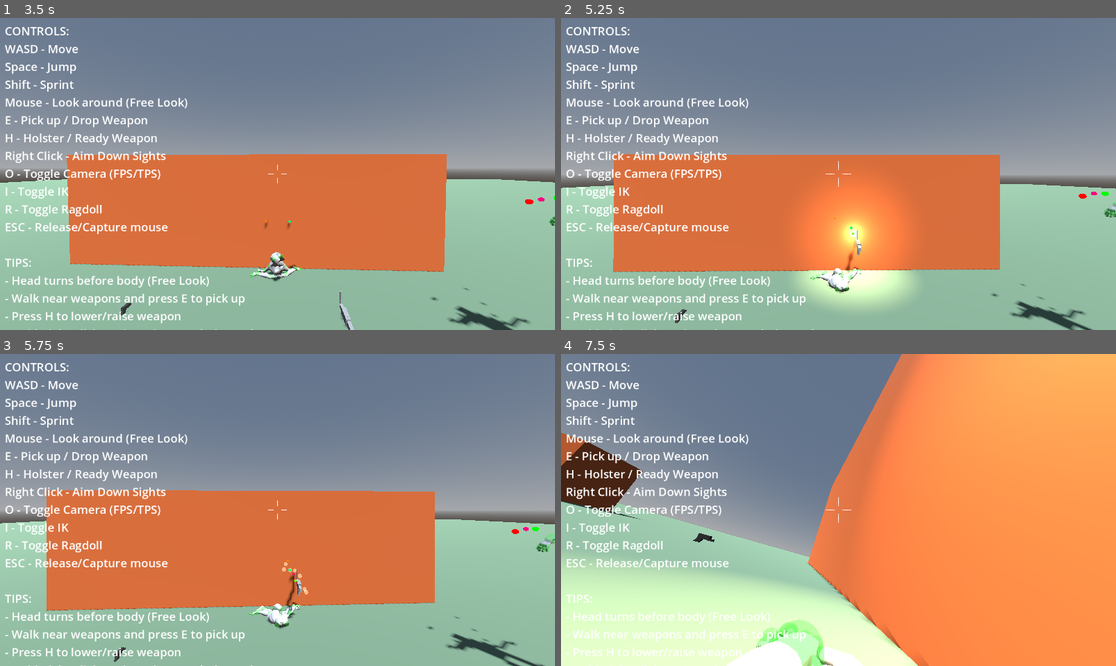
Above: before the commit, frames 1-4 (two rows, left to right).
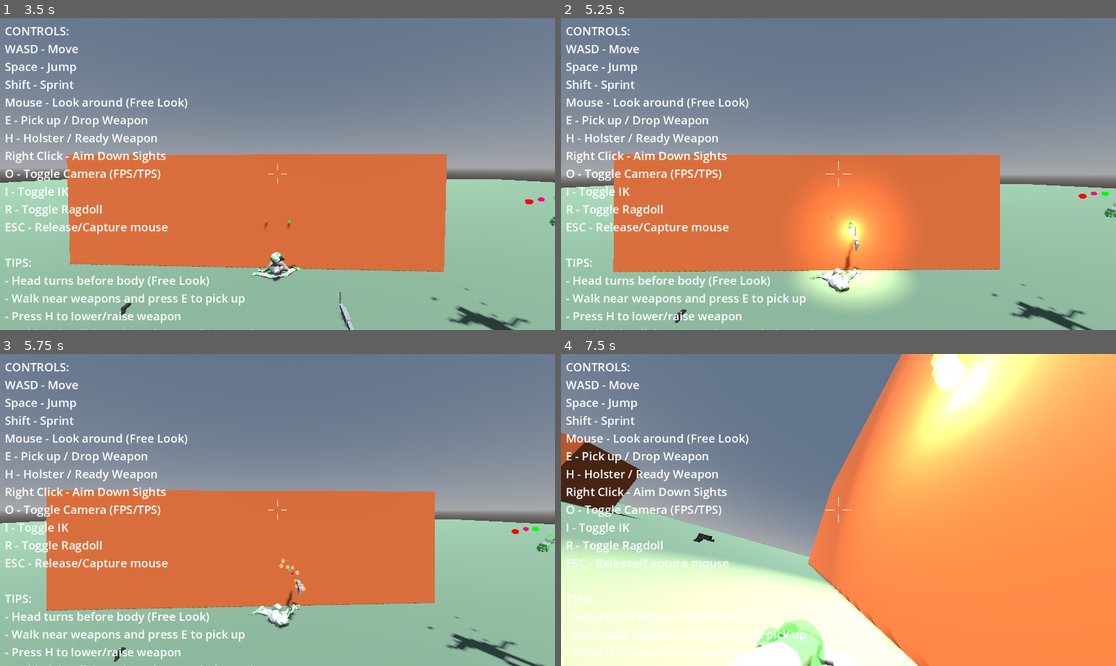
Above: after the commit, the same moments.

Repository: lmf-git/fpsikanimragdoll
Game: Godot game, scene res://world.tscn
Two runs of this game, one before a commit and one after it. Both use one fixed random seed, a clock stepped at 60 frames per second and the inputs below.
Inputs (mouse positions are in pixels of both pictures, inside the frame that each line leads up to):
- Up to frame 1 (3.5 s): tap Enter at 0.5 s; move the mouse to (305, 174) at 0.52 s; hold Shift (sprint) 0.53-1.28 s; hold W (move_forward) from 0.53 s (still down); click (305, 174) at 0.67 s; tap Space (jump) at 0.77, 1.52, 3.02 s; move the mouse to (249, 174) at 1.27 s; tap O (toggle_camera) at 1.35 s; move the mouse to (288, 167) at 2.02 s; hold I (toggle_ik) 2.03-2.78 s; move the mouse to (271, 180) at 2.77 s; tap R (toggle_ragdoll) at 2.85 s; click (271, 180) at 2.92 s
- Up to frame 2 (5.25 s): keep holding W (move_forward); move the mouse to (877, 177) at 3.52 s; tap E at 3.6 s; tap Space (jump) at 3.77, 4.52 s; move the mouse to (794, 170) at 4.27 s; tap Ctrl at 4.35 s; move the mouse to (844, 174) at 5.02 s; tap H at 5.1 s; click (844, 174) at 5.17 s
- Up to frame 3 (5.75 s): keep holding W (move_forward)
- Up to frame 4 (7.5 s): move the mouse to (816, 503) at 5.77 s; release W (move_forward) at 5.78 s; hold D (move_right) 5.78-6.53 s; tap Alt at 5.85 s; tap Space (jump) at 6.02, 6.77 s; move the mouse to (866, 510) at 6.52 s; hold Shift (sprint) 6.53-7.28 s; hold W (move_forward) from 6.53 s (still down); move the mouse to (810, 510) at 7.27 s; tap O (toggle_camera) at 7.35 s; click (810, 510) at 7.42 s

Frame 1 is identical in both runs. In frame 2, 0.3% of the frame differs, in the area x 48-55%, y 63-83%; in frame 3, 0.2%; in frame 4, 24%, in the area x 0-92%, y 0-100%.

Commit message:
Improve weapon positioning and reduce IK jitter for smoother aiming
Multiple improvements to weapon handling and IK smoothness:

## 1. Adjusted ADS Weapon Position (character_controller.gd:98)
- Y: 0.15 → 0.25 (10cm higher for better sight picture)
- Z: -0.6 → -0.7 (10cm further forward for proper reach)
- Weapon now held at better height and distance when aiming

## 2. Repositioned Rifle Grips (rifle.tscn:76, 79)
**MainGrip (right hand - rear grip):**
- Z: 0.1 → 0.05 (moved slightly forward to receiver area)
- Y: -0.05 (kept at 5cm below centerline)

**SecondaryGrip (left hand - foregrip):**
- Z: -0.2 → -0.25 (moved 5cm further forward under barrel)
- Y: -0.05 → -0.08 (lowered 3cm for better handguard position)

Now provides proper two-handed rifle grip with left hand near
barrel front and right hand at rear grip position.

## 3. Smoothed IK Solving to Reduce Jitter (character_controller.gd:566-625)
**IK Interpolation Changes:**
- All arm IK chains: 1.0 → 0.7 (reduced from instant to smooth)
- Affects: LeftElbowIK, LeftWristIK, RightUpperArmIK, RightElbowIK, RightWristIK
- Reduces weapon shake/jitter when aiming while maintaining responsiveness

**IK Iteration Reduction:**
- All arm IK chains: max_iterations 20 → 15
- Less aggressive solving = smoother movement
- Still sufficient for accurate positioning

**IK Transition Speed:**
- ik_transition_speed: 15.0 → 10.0 (character_controller.gd:102)
- Slower target position transitions for smoother interpolation
- Reduces sudden jumps in weapon position

## Result:
- Weapon held at proper ADS height and distance
- Rifle grips positioned correctly for two-handed shooting
- Significantly reduced weapon jitter/shake when aiming
- Smoother overall weapon movement while preserving good weapon sway

Diff:
--- a/character_controller.gd
+++ b/character_controller.gd
@@ -95,11 +95,11 @@
 var is_freelook_active: bool = false  # Freelook mode (Alt key held)
 
 # Weapon positioning - skeleton-relative offsets
-@export var aim_weapon_offset: Vector3 = Vector3(0.0, 0.15, -0.6)  # Offset when aiming down sights (centered, raised for proper sight picture)
+@export var aim_weapon_offset: Vector3 = Vector3(0.0, 0.25, -0.7)  # Offset when aiming down sights (centered, raised higher and further forward)
 @export var ready_weapon_offset: Vector3 = Vector3(0.25, -0.15, -0.55)  # Offset when ready/moving (lower position, further from body)
 @export var sheathed_weapon_offset: Vector3 = Vector3(0.5, -0.6, 0.2)  # Offset when sheathed at side
 @export var weapon_transition_speed: float = 8.0  # Speed of state transitions
-@export var ik_transition_speed: float = 15.0  # Speed of IK target position transitions
+@export var ik_transition_speed: float = 10.0  # Speed of IK target position transitions (reduced for smoother movement)
 
 # Weapon sway
 @export var sway_amount: float = 0.02  # Amount of sway (reduced for more realistic feel)
@@ -563,8 +563,8 @@
 		left_elbow_ik.name = "LeftElbowIK"
 		left_elbow_ik.root_bone = "characters3d.com___L_Shoulder"
 		left_elbow_ik.tip_bone = "characters3d.com___L_Lower_Arm"
-		left_elbow_ik.interpolation = 1.0  # Instant IK solving for responsive weapon movement
-		left_elbow_ik.max_iterations = 20
+		left_elbow_ik.interpolation = 0.7  # Smooth IK solving to reduce jitter
+		left_elbow_ik.max_iterations = 15
 		skeleton.add_child(left_elbow_ik)
 		left_elbow_ik.set_target_node(left_elbow_target.get_path())
 		print("Created LeftElbowIK (Shoulder -> Lower_Arm)")
@@ -577,8 +577,8 @@
 		left_wrist_ik.name = "LeftWristIK"
 		left_wrist_ik.root_bone = "characters3d.com___L_Lower_Arm"
 		left_wrist_ik.tip_bone = "characters3d.com___L_Hand"
-		left_wrist_ik.interpolation = 1.0
-		left_wrist_ik.max_iterations = 20
+		left_wrist_ik.interpolation = 0.7  # Smooth IK solving to reduce jitter
+		left_wrist_ik.max_iterations = 15
 		skeleton.add_child(left_wrist_ik)
 		left_wrist_ik.set_target_node(left_hand_final_target.get_path())
 		print("Created LeftWristIK (Lower_Arm -> Hand)")
@@ -596,8 +596,8 @@
 	right_upper_arm_ik.name = "RightUpperArmIK"
 	right_upper_arm_ik.root_bone = "characters3d.com___R_Shoulder"
 	right_upper_arm_ik.tip_bone = "characters3d.com___R_Upper_Arm"
-	right_upper_arm_ik.interpolation = 1.0
-	right_upper_arm_ik.max_iterations = 20
+	right_upper_arm_ik.interpolation = 0.7  # Smooth IK solving to reduce jitter
+	right_upper_arm_ik.max_iterations = 15
 	skeleton.add_child(right_upper_arm_ik)
 	right_upper_arm_ik.set_target_node(right_upper_arm_target.get_path())
 	print("Created RightUpperArmIK (Shoulder -> Upper_Arm)")
@@ -608,8 +608,8 @@
 		right_elbow_ik.name = "RightElbowIK"
 		right_elbow_ik.root_bone = "characters3d.com___R_Upper_Arm"
 		right_elbow_ik.tip_bone = "characters3d.com___R_Lower_Arm"
-		right_elbow_ik.interpolation = 1.0
-		right_elbow_ik.max_iterations = 20
+		right_elbow_ik.interpolation = 0.7  # Smooth IK solving to reduce jitter
+		right_elbow_ik.max_iterations = 15
 		skeleton.add_child(right_elbow_ik)
 		right_elbow_ik.set_target_node(right_elbow_target.get_path())
 		print("Created RightElbowIK (Upper_Arm -> Lower_Arm)")
@@ -621,8 +621,8 @@
 		right_wrist_ik.name = "RightWristIK"
 		right_wrist_ik.root_bone = "characters3d.com___R_Lower_Arm"
 		right_wrist_ik.tip_bone = "characters3d.com___R_Hand"
-		right_wrist_ik.interpolation = 1.0
-		right_wrist_ik.max_iterations = 20
+		right_wrist_ik.interpolation = 0.7  # Smooth IK solving to reduce jitter
+		right_wrist_ik.max_iterations = 15
 		skeleton.add_child(right_wrist_ik)
 		right_wrist_ik.set_target_node(right_hand_final_target.get_path())
 		print("Created RightWristIK (Lower_Arm -> Hand)")
--- a/rifle.tscn
+++ b/rifle.tscn
@@ -73,7 +73,7 @@
 mesh = SubResource("BoxMesh_rearsight")
 
 [node name="MainGrip" type="Node3D" parent="."]
-transform = Transform3D(1, 0, 0, 0, 1, 0, 0, 0, 1, 0, -0.05, 0.1)
+transform = Transform3D(1, 0, 0, 0, 1, 0, 0, 0, 1, 0, -0.05, 0.05)
 
 [node name="SecondaryGrip" type="Node3D" parent="."]
-transform = Transform3D(1, 0, 0, 0, 1, 0, 0, 0, 1, 0, -0.05, -0.2)
+transform = Transform3D(1, 0, 0, 0, 1, 0, 0, 0, 1, 0, -0.08, -0.25)
